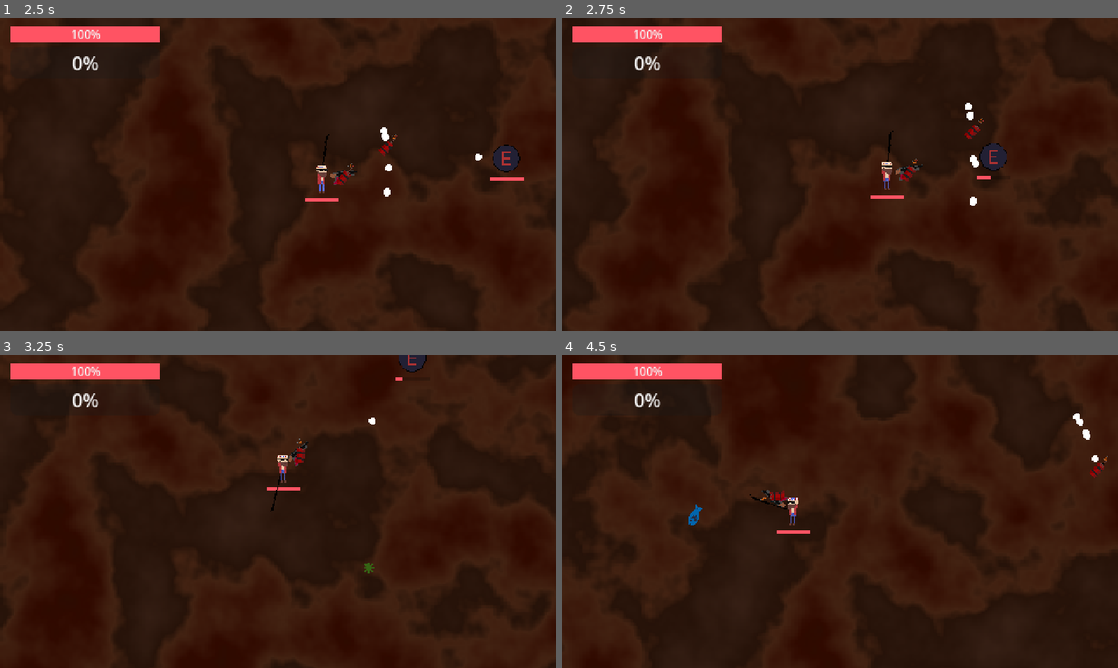
Above: before the commit, frames 1-4 (two rows, left to right).
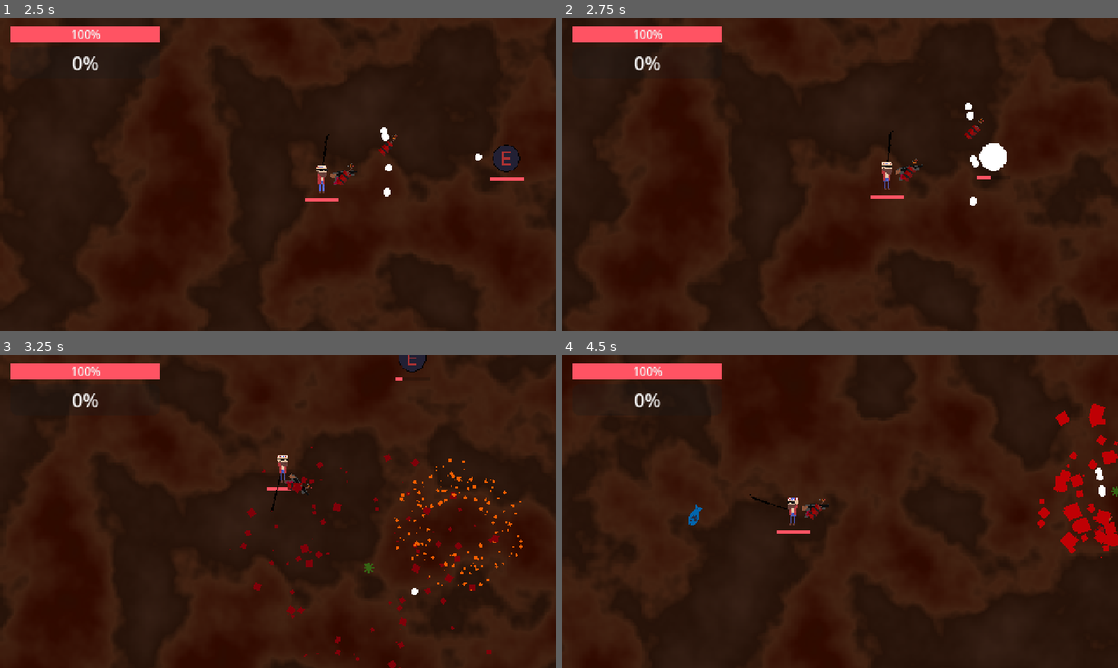
Above: after the commit, the same moments.

Repository: BaldurThor/CGDD
Game: Godot game, scene res://main.tscn
Two runs of this game, one before a commit and one after it. Both use one fixed random seed, a clock stepped at 60 frames per second and the inputs below.
Inputs (mouse positions are in pixels of both pictures, inside the frame that each line leads up to):
- Up to frame 1 (2.5 s): move the mouse to (400, 158) at 0.52 s; hold D (move_right) 0.53-1.28 s; click (400, 158) at 0.67 s; move the mouse to (166, 190) at 1.27 s; hold S (move_down) 1.28-2.03 s; move the mouse to (333, 105) at 2.02 s; hold D (move_right) from 2.03 s (still down)
- Up to frame 2 (2.75 s): keep holding D (move_right)
- Up to frame 3 (3.25 s): move the mouse to (250, 574) at 2.77 s; release D (move_right) at 2.78 s; hold W (move_up) from 2.78 s (still down); click (250, 574) at 2.92 s
- Up to frame 4 (4.5 s): move the mouse to (1006, 558) at 3.52 s; release W (move_up) at 3.53 s; hold A (move_left) from 3.53 s (still down); move the mouse to (673, 464) at 4.27 s

Frame 1 is identical in both runs. In frame 2, 0.3% of the frame differs, in the area x 75-80%, y 40-49%; in frame 3, 1.6%; in frame 4, 2.1%, in the area x 35-100%, y 15-65%.

Commit message:
Add particle and sound effects

Diff:
--- a/entity/enemy/enemy.gd
+++ b/entity/enemy/enemy.gd
@@ -7,6 +7,7 @@
 const EXPERIENCE_GEM = preload("res://entity/experience/experience_gem.tscn")
 
 @onready var entity_health: EntityHealth = $EntityHealth
+@onready var animation_player: AnimationPlayer = $AnimationPlayer
 
 func initialize(start_position: Vector2, enemy_type: EnemyType):
 	position = start_position
@@ -30,6 +31,7 @@
 			player.take_damage(enemy_type.damage)
 
 func take_damage(damage: int) -> void:
+	animation_player.play("take_damage")
 	entity_health.deal_damage(damage)
 
 func _on_death() -> void:
@@ -37,4 +39,4 @@
 	gem.experience_value = 1
 	gem.global_transform = global_transform
 	get_tree().root.add_child.call_deferred(gem)
-	queue_free()
+	animation_player.play("death")
--- a/entity/enemy/enemy.tscn
+++ b/entity/enemy/enemy.tscn
@@ -1,19 +1,204 @@
-[gd_scene load_steps=8 format=3 uid="uid://xw5n4dxry31f"]
+[gd_scene load_steps=21 format=3 uid="uid://xw5n4dxry31f"]
 
 [ext_resource type="Script" path="res://entity/enemy/enemy.gd" id="1_mi8tq"]
 [ext_resource type="Script" path="res://entity/enemy/enemy_type.gd" id="2_gpk6t"]
+[ext_resource type="Shader" path="res://entity/entity.gdshader" id="3_tufi6"]
 [ext_resource type="Texture2D" uid="uid://rtyla47usjny" path="res://entity/enemy/enemy_placeholder.png" id="3_ws2by"]
 [ext_resource type="Script" path="res://entity/entity_health.gd" id="4_o3ef1"]
+[ext_resource type="Script" path="res://entity/entity_sprite.gd" id="5_0twtr"]
 [ext_resource type="PackedScene" uid="uid://bjpfq2ef27wp4" path="res://player/hud/health_bar/health_bar.tscn" id="5_5p7yr"]
+[ext_resource type="AudioStream" uid="uid://sgcck507y0c8" path="res://entity/hit.wav" id="8_j2rd3"]
 
 [sub_resource type="Resource" id="Resource_wyp1h"]
 script = ExtResource("2_gpk6t")
 speed = 1.0
 damage = 1
-health = 10
+health = 30
 
 [sub_resource type="CircleShape2D" id="CircleShape2D_h238a"]
 radius = 16.0
+
+[sub_resource type="Animation" id="Animation_fteyv"]
+resource_name = "take_damage"
+length = 0.1
+tracks/0/type = "method"
+tracks/0/imported = false
+tracks/0/enabled = true
+tracks/0/path = NodePath("Visuals/Sprite2D")
+tracks/0/interp = 1
+tracks/0/loop_wrap = true
+tracks/0/keys = {
+"times": PackedFloat32Array(0, 0.0666667),
+"transitions": PackedFloat32Array(1, 1),
+"values": [{
+"args": [true],
+"method": &"set_flash"
+}, {
+"args": [false],
+"method": &"set_flash"
+}]
+}
+tracks/1/type = "method"
+tracks/1/imported = false
+tracks/1/enabled = true
+tracks/1/path = NodePath("HitSound")
+tracks/1/interp = 1
+tracks/1/loop_wrap = true
+tracks/1/keys = {
+"times": PackedFloat32Array(0),
+"transitions": PackedFloat32Array(1),
+"values": [{
+"args": [0.0],
+"method": &"play"
+}]
+}
+
+[sub_resource type="Animation" id="Animation_750op"]
+resource_name = "death"
+length = 0.5
+tracks/0/type = "method"
+tracks/0/imported = false
+tracks/0/enabled = true
+tracks/0/path = NodePath("HitSound")
+tracks/0/interp = 1
+tracks/0/loop_wrap = true
+tracks/0/keys = {
+"times": PackedFloat32Array(0),
+"transitions": PackedFloat32Array(1),
+"values": [{
+"args": [0.0],
+"method": &"play"
+}]
+}
+tracks/1/type = "method"
+tracks/1/imported = false
+tracks/1/enabled = true
+tracks/1/path = NodePath(".")
+tracks/1/interp = 1
+tracks/1/loop_wrap = true
+tracks/1/keys = {
+"times": PackedFloat32Array(0.466667),
+"transitions": PackedFloat32Array(1),
+"values": [{
+"args": [],
+"method": &"queue_free"
+}]
+}
+tracks/2/type = "value"
+tracks/2/imported = false
+tracks/2/enabled = true
+tracks/2/path = NodePath("CollisionShape2D:disabled")
+tracks/2/interp = 1
+tracks/2/loop_wrap = true
+tracks/2/keys = {
+"times": PackedFloat32Array(0),
+"transitions": PackedFloat32Array(1),
+"update": 1,
+"values": [true]
+}
+tracks/3/type = "value"
+tracks/3/imported = false
+tracks/3/enabled = true
+tracks/3/path = NodePath("GPUParticles2D:emitting")
+tracks/3/interp = 1
+tracks/3/loop_wrap = true
+tracks/3/keys = {
+"times": PackedFloat32Array(0),
+"transitions": PackedFloat32Array(1),
+"update": 1,
+"values": [true]
+}
+tracks/4/type = "value"
+tracks/4/imported = false
+tracks/4/enabled = true
+tracks/4/path = NodePath("Visuals:visible")
+tracks/4/interp = 1
+tracks/4/loop_wrap = true
+tracks/4/keys = {
+"times": PackedFloat32Array(0),
+"transitions": PackedFloat32Array(1),
+"update": 1,
+"values": [false]
+}
+
+[sub_resource type="Animation" id="Animation_aldai"]
+length = 0.001
+tracks/0/type = "value"
+tracks/0/imported = false
+tracks/0/enabled = true
+tracks/0/path = NodePath("CollisionShape2D:disabled")
+tracks/0/interp = 1
+tracks/0/loop_wrap = true
+tracks/0/keys = {
+"times": PackedFloat32Array(0),
+"transitions": PackedFloat32Array(1),
+"update": 1,
+"values": [false]
+}
+tracks/1/type = "value"
+tracks/1/imported = false
+tracks/1/enabled = true
+tracks/1/path = NodePath("GPUParticles2D:emitting")
+tracks/1/interp = 1
+tracks/1/loop_wrap = true
+tracks/1/keys = {
+"times": PackedFloat32Array(0),
+"transitions": PackedFloat32Array(1),
+"update": 1,
+"values": [false]
+}
+tracks/2/type = "value"
+tracks/2/imported = false
+tracks/2/enabled = true
+tracks/2/path = NodePath("Visuals:visible")
+tracks/2/interp = 1
+tracks/2/loop_wrap = true
+tracks/2/keys = {
+"times": PackedFloat32Array(0),
+"transitions": PackedFloat32Array(1),
+"update": 1,
+"values": [true]
+}
+
+[sub_resource type="AnimationLibrary" id="AnimationLibrary_p77yp"]
+_data = {
+"RESET": SubResource("Animation_aldai"),
+"death": SubResource("Animation_750op"),
+"take_damage": SubResource("Animation_fteyv")
+}
+
+[sub_resource type="Gradient" id="Gradient_u7ufl"]
+offsets = PackedFloat32Array(0, 0.411255)
+colors = PackedColorArray(1, 0, 0, 1, 0.382668, 0, 0.0442862, 1)
+
+[sub_resource type="GradientTexture1D" id="GradientTexture1D_f7vco"]
+gradient = SubResource("Gradient_u7ufl")
+
+[sub_resource type="Curve" id="Curve_p3py2"]
+_data = [Vector2(0, 1), 0.0, 0.0, 0, 0, Vector2(0.592308, 0), 0.0, 0.0, 0, 0]
+point_count = 2
+
+[sub_resource type="CurveTexture" id="CurveTexture_dglbx"]
+curve = SubResource("Curve_p3py2")
+
+[sub_resource type="ParticleProcessMaterial" id="ParticleProcessMaterial_n0vyp"]
+particle_flag_disable_z = true
+angle_min = -156.2
+angle_max = 161.1
+spread = 180.0
+initial_velocity_min = 264.42
+initial_velocity_max = 725.43
+gravity = Vector3(0, 0, 0)
+scale_min = 0.0
+scale_max = 21.35
+scale_curve = SubResource("CurveTexture_dglbx")
+color_ramp = SubResource("GradientTexture1D_f7vco")
+turbulence_enabled = true
+
+[sub_resource type="ShaderMaterial" id="ShaderMaterial_75b30"]
+resource_local_to_scene = true
+shader = ExtResource("3_tufi6")
+shader_parameter/flash = false
 
 [node name="Enemy" type="CharacterBody2D"]
 collision_layer = 3
@@ -24,12 +209,33 @@
 [node name="CollisionShape2D" type="CollisionShape2D" parent="." groups=["Enemy"]]
 shape = SubResource("CircleShape2D_h238a")
 
-[node name="Sprite2D" type="Sprite2D" parent="."]
-texture = ExtResource("3_ws2by")
-
 [node name="EntityHealth" type="Node" parent="."]
 script = ExtResource("4_o3ef1")
 max_health = 5
 health = 5
 
-[node name="HealthBar" parent="." instance=ExtResource("5_5p7yr")]
+[node name="AnimationPlayer" type="AnimationPlayer" parent="."]
+libraries = {
+"": SubResource("AnimationLibrary_p77yp")
+}
+
+[node name="HitSound" type="AudioStreamPlayer2D" parent="."]
+stream = ExtResource("8_j2rd3")
+volume_db = 10.065
+
+[node name="GPUParticles2D" type="GPUParticles2D" parent="."]
+emitting = false
+amount = 100
+process_material = SubResource("ParticleProcessMaterial_n0vyp")
+one_shot = true
+explosiveness = 1.0
+
+[node name="Visuals" type="Node2D" parent="."]
+
+[node name="Sprite2D" type="Sprite2D" parent="Visuals"]
+material = SubResource("ShaderMaterial_75b30")
+texture = ExtResource("3_ws2by")
+script = ExtResource("5_0twtr")
+
+[node name="HealthBar" parent="Visuals" instance=ExtResource("5_5p7yr")]
+health_node_path = NodePath("../../EntityHealth")
--- a/entity/enemy/enemy_types/test_enemy.tres
+++ b/entity/enemy/enemy_types/test_enemy.tres
@@ -6,4 +6,4 @@
 script = ExtResource("1_sykeb")
 speed = 2.0
 damage = 1
-health = 10
+health = 30
--- /dev/null
+++ b/entity/entity.gdshader
@@ -0,0 +1,11 @@
+shader_type canvas_item;
+
+uniform bool flash = false;
+
+void fragment() {
+	vec4 base_color = texture(TEXTURE, UV);
+	if (flash)
+		base_color = vec4(1.0, 1.0, 1.0, base_color.a);
+
+	COLOR = base_color;
+}
--- a/entity/entity_health.gd
+++ b/entity/entity_health.gd
@@ -13,10 +13,11 @@
 	set(value):
 		var delta = health - value
 		health = clamp(value, 0, max_health)
-		health_changed.emit(value, delta)
 
 		if health == 0:
 			death.emit()
+		else:
+			health_changed.emit(value, delta)
 
 @export var armor: int = 1 # logarithmic scale
 @export var invincibility_time: float = 0.25
@@ -33,5 +34,6 @@
 
 	is_invincible = true
 	health = health - amount
+
 	await get_tree().create_timer(invincibility_time).timeout
 	is_invincible = false
--- /dev/null
+++ b/entity/entity_sprite.gd
@@ -0,0 +1,11 @@
+class_name EntitySprite extends Sprite2D
+
+func set_flash(value: bool):
+	if material is ShaderMaterial:
+		material.set_shader_parameter("flash", value)
+
+func flash():
+	if material is ShaderMaterial:
+		material.set_shader_parameter("flash", true)
+		await get_tree().create_timer(0.5).timeout
+		material.set_shader_parameter("flash", false)
--- a/player/gun/bullets/dynamite/dynamite.gd
+++ b/player/gun/bullets/dynamite/dynamite.gd
@@ -7,6 +7,7 @@
 @onready var area_2d: Area2D = $Area2D
 @onready var explosion_animation: AnimationPlayer = $ExplosionAnimation
 @onready var explosion_sound_effect: AudioStreamPlayer2D = $ExplosionSoundEffect
+@onready var gpu_particles_2d: GPUParticles2D = $GPUParticles2D
 
 var direction: Vector2
 var _weapon_type: WeaponType
@@ -19,6 +20,7 @@
 func _ready() -> void:
 	despawn_timer.wait_time = despawn_delay
 	despawn_timer.timeout.connect(_explode)
+	gpu_particles_2d.emitting = false
 
 func _physics_process(_delta: float) -> void:
 	linear_velocity = direction.normalized() * _weapon_type.projectile_speed
--- a/player/gun/bullets/dynamite/dynamite.tscn
+++ b/player/gun/bullets/dynamite/dynamite.tscn
@@ -8,6 +8,33 @@
 
 [sub_resource type="CircleShape2D" id="CircleShape2D_sxexo"]
 radius = 200.0
+
+[sub_resource type="Animation" id="Animation_4nv5e"]
+length = 0.001
+tracks/0/type = "value"
+tracks/0/imported = false
+tracks/0/enabled = true
+tracks/0/path = NodePath("Sprite:visible")
+tracks/0/interp = 1
+tracks/0/loop_wrap = true
+tracks/0/keys = {
+"times": PackedFloat32Array(0),
+"transitions": PackedFloat32Array(1),
+"update": 1,
+"values": [true]
+}
+tracks/1/type = "value"
+tracks/1/imported = false
+tracks/1/enabled = true
+tracks/1/path = NodePath("GPUParticles2D:emitting")
+tracks/1/interp = 1
+tracks/1/loop_wrap = true
+tracks/1/keys = {
+"times": PackedFloat32Array(0),
+"transitions": PackedFloat32Array(1),
+"update": 1,
+"values": [true]
+}
 
 [sub_resource type="Animation" id="Animation_6m0wd"]
 resource_name = "explode"
@@ -52,16 +79,13 @@
 "method": &"queue_free"
 }]
 }
-
-[sub_resource type="Animation" id="Animation_4nv5e"]
-length = 0.001
-tracks/0/type = "value"
-tracks/0/imported = false
-tracks/0/enabled = true
-tracks/0/path = NodePath("Sprite:visible")
-tracks/0/interp = 1
-tracks/0/loop_wrap = true
-tracks/0/keys = {
+tracks/3/type = "value"
+tracks/3/imported = false
+tracks/3/enabled = true
+tracks/3/path = NodePath("GPUParticles2D:emitting")
+tracks/3/interp = 1
+tracks/3/loop_wrap = true
+tracks/3/keys = {
 "times": PackedFloat32Array(0),
 "transitions": PackedFloat32Array(1),
 "update": 1,
@@ -73,6 +97,33 @@
 "RESET": SubResource("Animation_4nv5e"),
 "explode": SubResource("Animation_6m0wd")
 }
+
+[sub_resource type="Gradient" id="Gradient_1pm3g"]
+offsets = PackedFloat32Array(0, 0.209957, 0.580087)
+colors = PackedColorArray(1, 1, 1, 1, 0.97328, 0.39599, 1.54018e-06, 1, 0.862745, 0, 0.129412, 1)
+
+[sub_resource type="GradientTexture1D" id="GradientTexture1D_a372n"]
+gradient = SubResource("Gradient_1pm3g")
+
+[sub_resource type="Curve" id="Curve_kq2h1"]
+_data = [Vector2(0, 1), 0.0, 0.0, 0, 0, Vector2(0.592308, 0), 0.0, 0.0, 0, 0]
+point_count = 2
+
+[sub_resource type="CurveTexture" id="CurveTexture_7jnrc"]
+curve = SubResource("Curve_kq2h1")
+
+[sub_resource type="ParticleProcessMaterial" id="ParticleProcessMaterial_0j1og"]
+particle_flag_disable_z = true
+angle_min = -156.2
+angle_max = 161.1
+spread = 180.0
+initial_velocity_min = 137.3
+initial_velocity_max = 327.12
+gravity = Vector3(0, 0, 0)
+scale_min = 0.0
+scale_max = 6.09
+scale_curve = SubResource("CurveTexture_7jnrc")
+color_ramp = SubResource("GradientTexture1D_a372n")
 
 [node name="Dynamite" type="RigidBody2D"]
 collision_layer = 0
@@ -108,5 +159,11 @@
 "": SubResource("AnimationLibrary_udko1")
 }
 
+[node name="GPUParticles2D" type="GPUParticles2D" parent="."]
+amount = 200
+process_material = SubResource("ParticleProcessMaterial_0j1og")
+one_shot = true
+explosiveness = 1.0
+
 [connection signal="body_entered" from="." to="." method="_on_body_entered"]
 [connection signal="timeout" from="DespawnTimer" to="." method="_on_despawn_timer_timeout"]
--- a/player/player.gd
+++ b/player/player.gd
@@ -5,7 +5,8 @@
 @onready var pick_up_sound_effect: AudioStreamPlayer2D = $PickUpSoundEffect
 @onready var player_health: EntityHealth = $PlayerHealth
 @onready var player_stats: Node = $PlayerStats
-@onready var sprite_2d: Sprite2D = $Sprite2D
+@onready var sprite: EntitySprite = $PlayerSprite
+@onready var animation_player: AnimationPlayer = $AnimationPlayer
 
 func _init() -> void:
 	# Make sure GameManager knows about this player instance.
@@ -23,11 +24,12 @@
 	var direction := Vector2(x_direction, y_direction).normalized()
 
 	if x_direction != 0:
-		sprite_2d.flip_h = x_direction < 0
+		sprite.flip_h = x_direction < 0
 
 	velocity = direction * player_stats.speed
 
 	move_and_slide()
 
 func take_damage(amount: int) -> void:
+	animation_player.play("take_damage")
 	player_health.deal_damage(amount)
--- a/player/player.tscn
+++ b/player/player.tscn
@@ -1,6 +1,7 @@
-[gd_scene load_steps=39 format=3 uid="uid://33kwqbnxj6dq"]
+[gd_scene load_steps=43 format=3 uid="uid://33kwqbnxj6dq"]
 
 [ext_resource type="Script" path="res://player/player.gd" id="1_8f13i"]
+[ext_resource type="Shader" path="res://entity/entity.gdshader" id="1_321ed"]
 [ext_resource type="Shader" path="res://player/ground.gdshader" id="2_k5ka0"]
 [ext_resource type="Script" path="res://player/gun/gun_rotation.gd" id="4_chwgw"]
 [ext_resource type="PackedScene" uid="uid://dlu02g3t5bc3x" path="res://player/gun/gun.tscn" id="5_toqby"]
@@ -23,11 +24,13 @@
 [ext_resource type="PackedScene" uid="uid://bjpfq2ef27wp4" path="res://player/hud/health_bar/health_bar.tscn" id="13_vcw5i"]
 [ext_resource type="Script" path="res://player/hud/health_bar/health_bar.gd" id="14_543rk"]
 [ext_resource type="Script" path="res://player/hud/hud.gd" id="15_60owl"]
+[ext_resource type="Script" path="res://entity/entity_sprite.gd" id="15_ckibm"]
 [ext_resource type="Script" path="res://entity/entity_health.gd" id="15_t31hb"]
 [ext_resource type="Script" path="res://player/experience_tracker.gd" id="17_8q3by"]
 [ext_resource type="Script" path="res://player/ability_system/ability_system.gd" id="18_wo8qc"]
 [ext_resource type="PackedScene" uid="uid://bpgndgt1oy8r3" path="res://player/gun/bullets/dynamite/dynamite.tscn" id="23_1qrdh"]
 [ext_resource type="Resource" uid="uid://bnqcmjaa8f43f" path="res://player/gun/gun_types/dynamite/dynamite_thrower.tres" id="23_nnlt7"]
+[ext_resource type="AudioStream" uid="uid://sgcck507y0c8" path="res://entity/hit.wav" id="31_6phdh"]
 
 [sub_resource type="ShaderMaterial" id="ShaderMaterial_upf5s"]
 shader = ExtResource("2_k5ka0")
@@ -46,6 +49,11 @@
 color_ramp = SubResource("Gradient_wblwn")
 noise = SubResource("FastNoiseLite_eejjh")
 
+[sub_resource type="ShaderMaterial" id="ShaderMaterial_qqrlv"]
+resource_local_to_scene = true
+shader = ExtResource("1_321ed")
+shader_parameter/flash = false
+
 [sub_resource type="CircleShape2D" id="CircleShape2D_sa55p"]
 radius = 16.0
 
@@ -61,6 +69,38 @@
 
 [sub_resource type="Animation" id="Animation_ileuq"]
 resource_name = "take_damage"
+length = 0.1
+tracks/0/type = "method"
+tracks/0/imported = false
+tracks/0/enabled = true
+tracks/0/path = NodePath("PlayerSprite")
+tracks/0/interp = 1
+tracks/0/loop_wrap = true
+tracks/0/keys = {
+"times": PackedFloat32Array(0, 0.0666667),
+"transitions": PackedFloat32Array(1, 1),
+"values": [{
+"args": [true],
+"method": &"set_flash"
+}, {
+"args": [false],
+"method": &"set_flash"
+}]
+}
+tracks/1/type = "method"
+tracks/1/imported = false
+tracks/1/enabled = true
+tracks/1/path = NodePath("HitSound")
+tracks/1/interp = 1
+tracks/1/loop_wrap = true
+tracks/1/keys = {
+"times": PackedFloat32Array(0),
+"transitions": PackedFloat32Array(1),
+"values": [{
+"args": [0.0],
+"method": &"play"
+}]
+}
 
 [sub_resource type="AnimationLibrary" id="AnimationLibrary_lwr83"]
 _data = {
@@ -139,9 +179,11 @@
 scale = Vector2(0.547852, 0.365234)
 texture = SubResource("NoiseTexture2D_hhvw1")
 
-[node name="Sprite2D" type="Sprite2D" parent="."]
+[node name="PlayerSprite" type="Sprite2D" parent="."]
 z_index = 5
+material = SubResource("ShaderMaterial_qqrlv")
 texture = ExtResource("13_2cvpx")
+script = ExtResource("15_ckibm")
 
 [node name="CollisionShape2D" type="CollisionShape2D" parent="."]
 shape = SubResource("CircleShape2D_sa55p")
@@ -233,6 +275,9 @@
 "": SubResource("AnimationLibrary_lwr83")
 }
 
+[node name="HitSound" type="AudioStreamPlayer2D" parent="."]
+stream = ExtResource("31_6phdh")
+
 [connection signal="level_up" from="Experience" to="AbilitySystem" method="_on_experience_level_up"]
 [connection signal="body_entered" from="Experience/AbsorbRadius" to="Experience/AbsorbRadius" method="_on_body_entered"]
 [connection signal="body_entered" from="Experience/PickupRadius" to="Experience/PickupRadius" method="_on_body_entered"]
Not shown, added: entity/hit.wav.import
Not shown: 1 places in player/gun/bullets/dynamite/dynamite.tscn that only renumber resources
Not shown, changed: .DS_Store
Not shown, added: entity/.DS_Store
Not shown, added: entity/hit.wav
